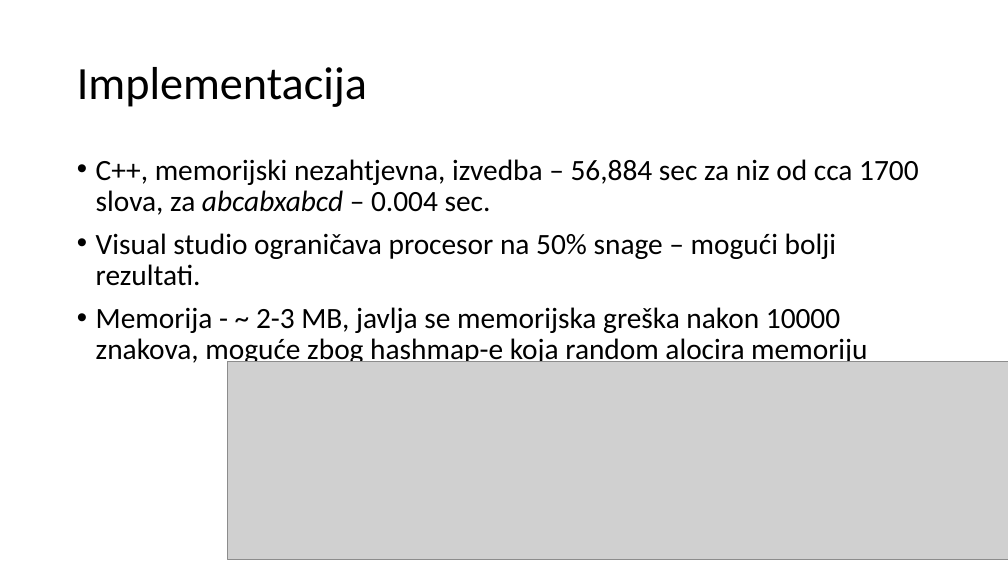
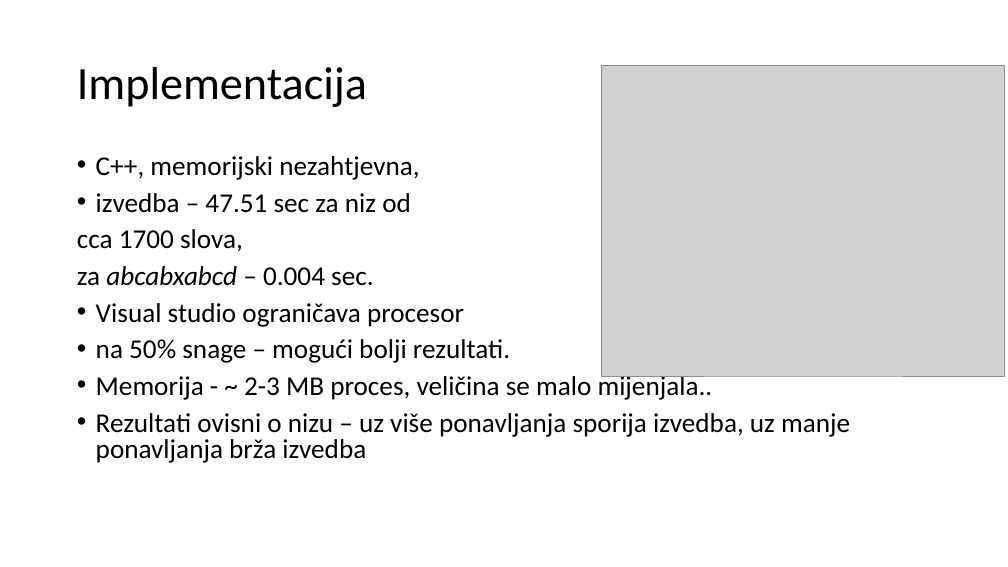
Before and after one commit to saiyadjin/Bioinformatika, a slide deck: slide 17 of IMPLEMENTACIJA UKKONENOVOG ALGORITMA.pptx. Drawn at 1008x567 pixels with LibreOffice and Linux fonts; fonts in the diff are those of the drawing; grey boxes stand for pictures. Boxes give left, top, right and bottom in pixels: in the first picture for what was removed or moved away, otherwise in the second. Text is boxed around its words. In the diff, an @@ line names an element or a change of style, - is before the commit and + after.

Commit message:
dorada dok malo
dorada

```diff
--- a/IMPLEMENTACIJA UKKONENOVOG ALGORITMA.pptx
+++ b/IMPLEMENTACIJA UKKONENOVOG ALGORITMA.pptx
@@ picture added at [601,65,1005,376] @@
@@ text at [77,156,850,463]: text changed; size 28 to 25.9 pt @@
-• C++, memorijski nezahtjevna, izvedba – 56,884 sec za niz od cca 1700 slova, za abcabxabcd – 0.004 sec.
-• Visual studio ograničava procesor na 50% snage – mogući bolji rezultati.
-• Memorija - ~ 2-3 MB, javlja se memorijska greška nakon 10000 znakova, moguće zbog hashmap-e koja random alocira memoriju
+• C++, memorijski nezahtjevna,
+• izvedba – 47.51 sec za niz od
+cca 1700 slova,
+za abcabxabcd – 0.004 sec.
+• Visual studio ograničava procesor
+• na 50% snage – mogući bolji rezultati.
+• Memorija - ~ 2-3 MB proces, veličina se malo mijenjala..
+• Rezultati ovisni o nizu – uz više ponavljanja sporija izvedba, uz manje ponavljanja brža izvedba
@@ picture removed at [228,361,1008,559] @@
```
Also in this commit, not shown: 1 other file.
